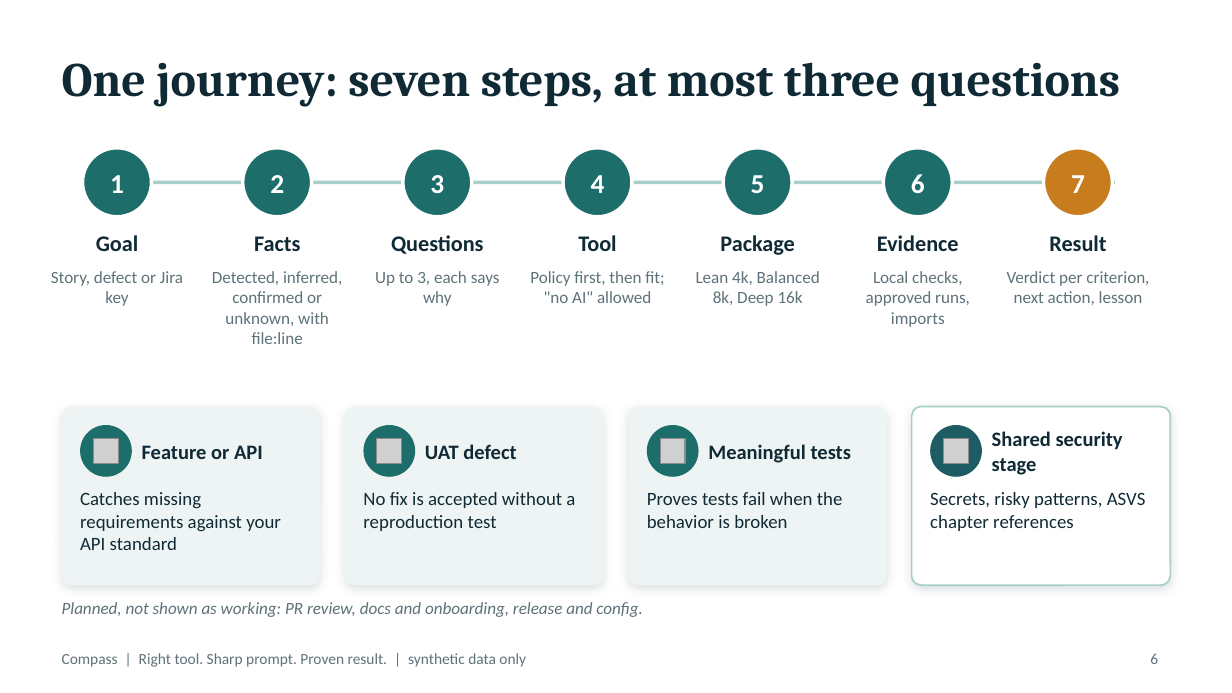
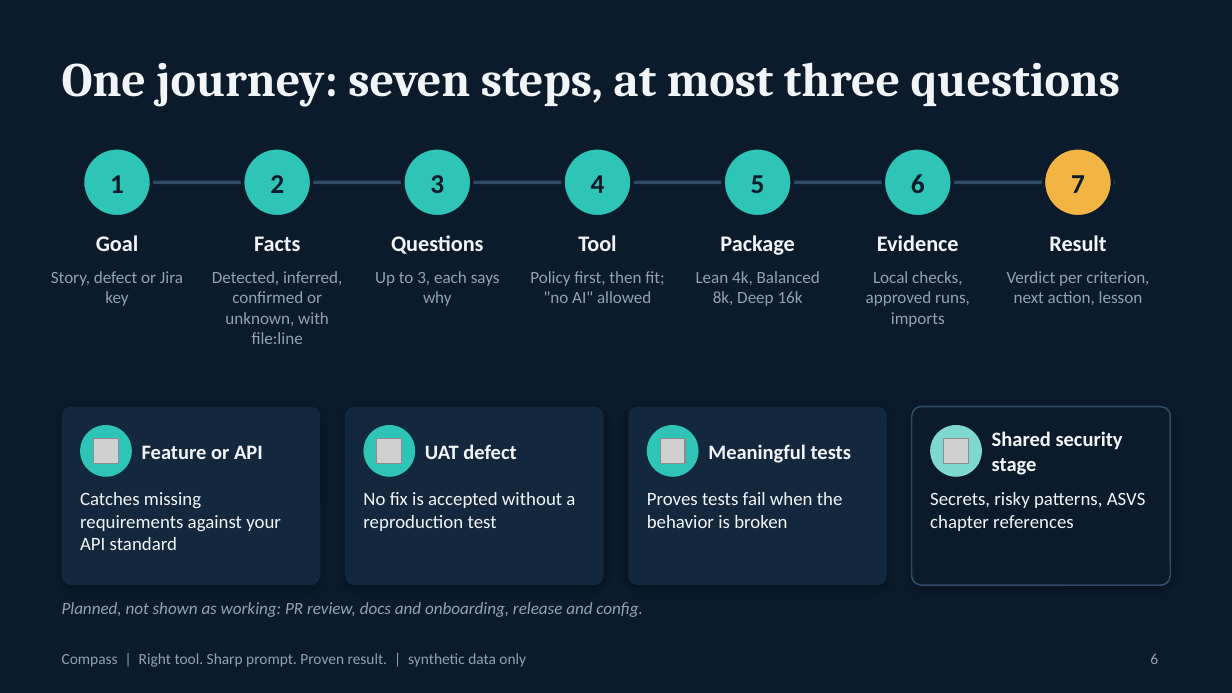
Before and after one commit to Kalyanraja/compass-ai-coach, a slide deck: slide 6 of docs/presentation/Compass-Hackathon.pptx. Drawn at 1232x693 pixels with LibreOffice and Linux fonts; fonts in the diff are those of the drawing; grey boxes stand for pictures. Boxes give left, top, right and bottom in pixels: in the first picture for what was removed or moved away, otherwise in the second. Text is boxed around its words. In the diff, an @@ line names an element or a change of style, - is before the commit and + after.

```diff
--- a/docs/presentation/Compass-Hackathon.pptx
+++ b/docs/presentation/Compass-Hackathon.pptx
@@ background #FFFFFF to #0B1B2B @@
@@ fill #1D6E6B to #2EC4B6; outline #FFFFFF 2 pt to #0B1B2B 2 pt in 6 elements at (83,148,152,217), (243,148,312,217), (403,148,472,217), (563,148,632,217), (723,148,792,217), (883,148,952,217) @@
@@ text colour #FFFFFF to #0B1B2B in 7 elements at (110,175,124,193), (270,175,284,193), (430,175,444,193), (591,175,605,193), (751,175,765,193), (911,174,925,193), (1071,175,1085,193) @@
@@ ellipse at (1044,148,1112,217): fill #C77D1E to #F2B544; outline #FFFFFF 2 pt to #0B1B2B 2 pt @@
@@ line (117, 182) - (1115, 182): stroke #A9CFC9 2 pt to #2F4A63 2 pt @@
@@ fill #EEF4F3 to #13283D; shadow changed in 3 elements at (62,407,320,585), (345,407,604,585), (628,407,887,585) @@
@@ rounded rectangle at (912,407,1170,585): fill #FFFFFF to #0B1B2B; outline #A9CFC9 1 pt to #2F4A63 1 pt; shadow changed @@
@@ fill #1D6E6B to #2EC4B6 in 3 elements at (80,425,132,477), (363,425,415,477), (647,425,699,477) @@
@@ ellipse at (930,425,982,477): fill #1D5C63 to #7FD8CF @@
@@ text colour #102A35 to #F2F5F8 in 16 elements at (62,62,1120,106), (96,235,138,251), (254,236,300,251), (391,235,484,254), (578,235,616,251), (720,235,794,255), (877,235,959,251), (1049,235,1106,251), (142,445,263,459), (80,492,281,550), (425,444,516,459), (363,492,575,531), (708,444,851,463), (647,492,843,528), (992,431,1123,475), (930,492,1146,531) @@
@@ text colour #5E7279 to #8FA3B3 in 10 elements at (51,271,183,306), (212,271,342,344), (375,271,500,306), (530,271,664,303), (696,271,820,306), (866,271,970,327), (1007,271,1149,305), (62,602,643,617), (1150,653,1158,664), (62,653,526,667) @@
```
Also in this commit, not shown: 15 other slides changed, 2 other files.
